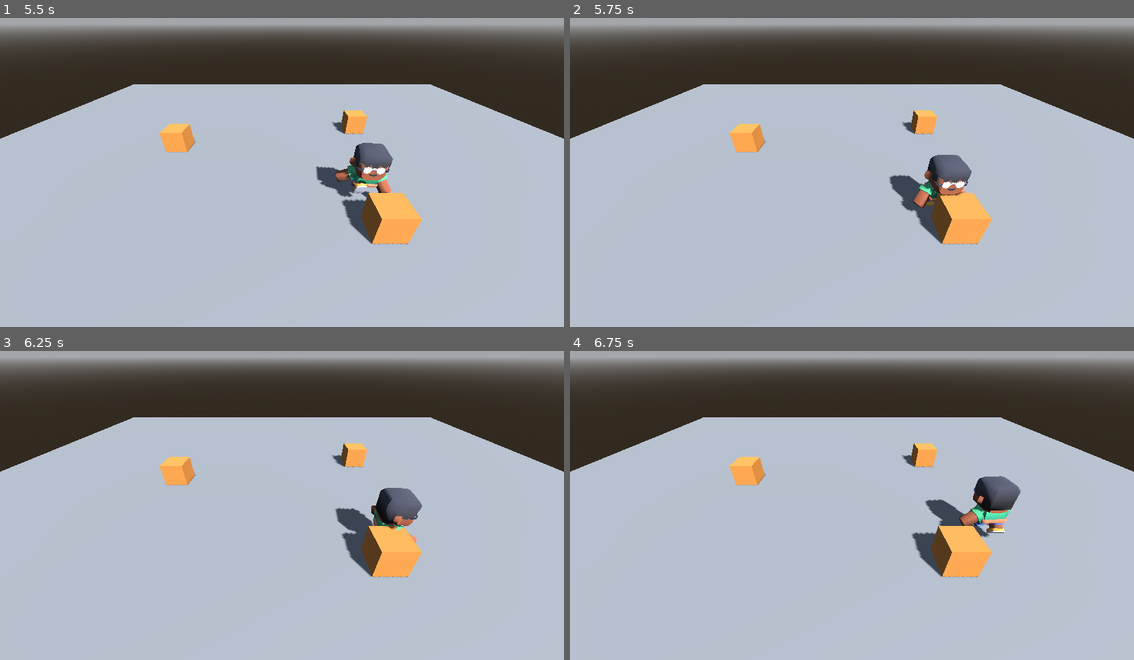
Above: before the commit, frames 1-4 (two rows, left to right).
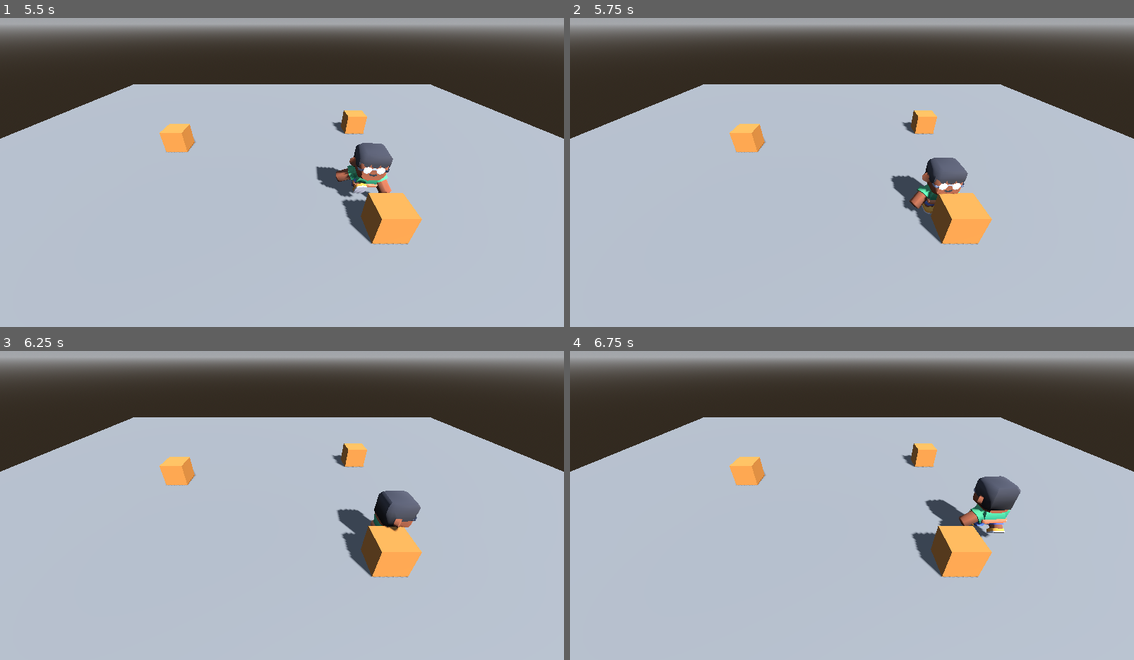
Above: after the commit, the same moments.

Repository: Ever3tt/taller-videojuego-3d
Game: Godot game, scene res://main.tscn
Same seed, same stepped clock (60 frames per second), same inputs: the game is played once before the commit and once after it.
Inputs:
- Up to frame 1 (5.5 s): tap Enter at 0.5 s; hold D (move_right) 0.53-1.28 s; hold Shift (correr) 0.53-1.28 s; hold S (move_down) 1.28-2.03 s; tap Shift (correr) at 1.35, 2.85, 4.35 s; hold D (move_right) 2.03-2.78 s; hold Shift (correr) 2.03-2.78 s; hold W (move_up) 2.78-3.53 s; hold Shift (correr) 3.53-4.28 s; hold A (move_left) 3.53-5.03 s; hold S (move_down) from 5.03 s (still down); hold Shift (correr) from 5.03 s (still down)
- Up to frame 2 (5.75 s): keep holding S (move_down); keep holding Shift (correr)
- Up to frame 3 (6.25 s): release S (move_down) at 5.78 s; release Shift (correr) at 5.78 s; hold D (move_right) from 5.78 s (still down); tap Shift (correr) at 5.85 s
- Up to frame 4 (6.75 s): release D (move_right) at 6.53 s; hold W (move_up) from 6.53 s (still down); hold Shift (correr) from 6.53 s (still down)

Frame 1 is identical in both runs. In frame 2, 0.7% of the frame differs, in the area x 56-72%, y 44-64%; in frame 3, 0.4%; in frame 4, nothing differs.

Commit message:
T7 N3 - Tarea A - estados con su número

Diff:
--- a/personaje.gd
+++ b/personaje.gd
@@ -1,4 +1,7 @@
 extends CharacterBody3D
+
+enum Estado { QUIETO, CAMINAR, CORRER, AIRE }
+const RUIDO = [0.0, 2.0, 6.0, 0.0] # metros, en el orden del enum
 
 @export var camara: Camera3D
 @export var speed_caminar = 2.5
@@ -11,6 +14,9 @@
 var empuje = Vector3.ZERO   # velocidad extra en m/s (dash, retroceso)
 var accion = ""             # animación de la acción; "" = ninguna
 var avance = Vector3.ZERO   # la parte de la velocidad que dan las teclas
+
+var estado = Estado.QUIETO
+var ruido = 0.0
 
 
 func _ready():
@@ -40,17 +46,43 @@
 
 	if direction.length() > 0:
 		basis = Basis.looking_at(direction)
+
+	move_and_slide()
+
+	var antes = estado
+	estado = elegir_estado()
+	ruido = RUIDO[estado]
+	if estado != antes:
+		print("estado ", Estado.keys()[estado], " · ruido ", ruido, " m")
+	animar()
+
+	_prueba()
+
+
+func elegir_estado():
+	if not is_on_floor():
+		return Estado.AIRE
+	var rapidez = Vector2(velocity.x, velocity.z).length()
+	if rapidez < 0.1:
+		return Estado.QUIETO
+	if rapidez > speed_caminar + 0.1:
+		return Estado.CORRER
+	return Estado.CAMINAR
+
+
+func animar():
 	if accion != "":
 		anim.play(accion)
-	elif avance.length() > speed_caminar + 0.1:
-		anim.play("sprint")
-	elif avance.length() > 0.1:
-		anim.play("walk")
-	else:
-		anim.play("idle")
-
-	move_and_slide()
-	_prueba()
+		return
+	match estado:
+		Estado.QUIETO:
+			anim.play("idle")
+		Estado.CAMINAR:
+			anim.play("walk")
+		Estado.CORRER:
+			anim.play("sprint")
+		Estado.AIRE:
+			anim.play("fall")
 
 
 # ---------------------------------------------------------------------------
